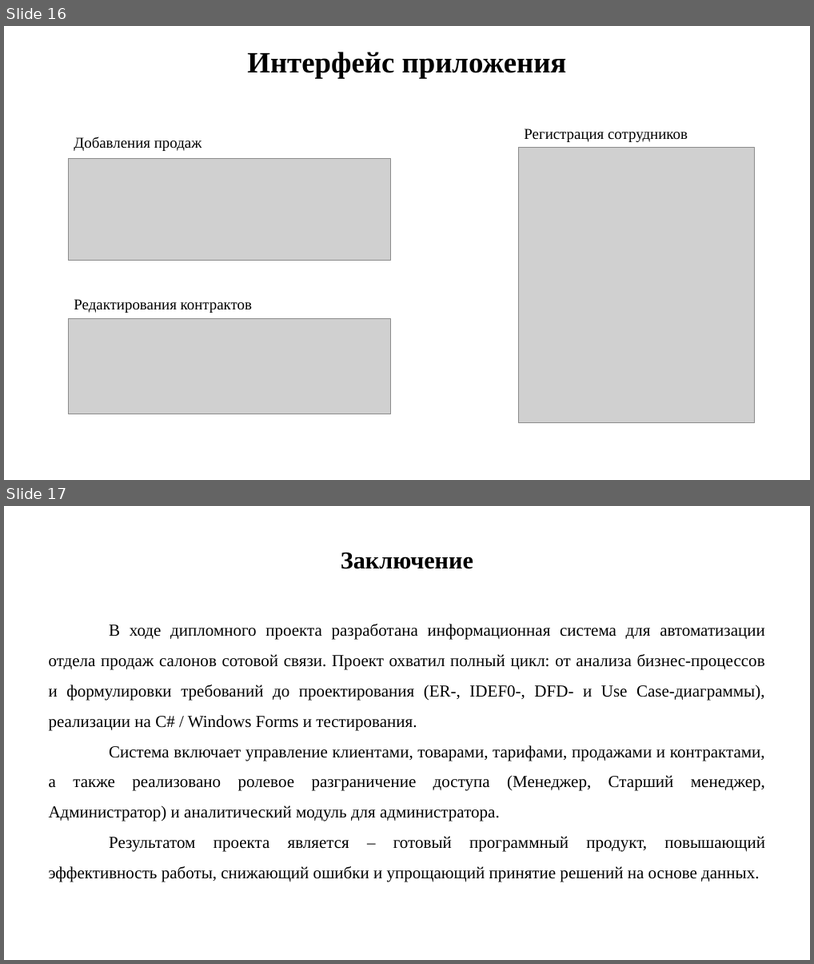
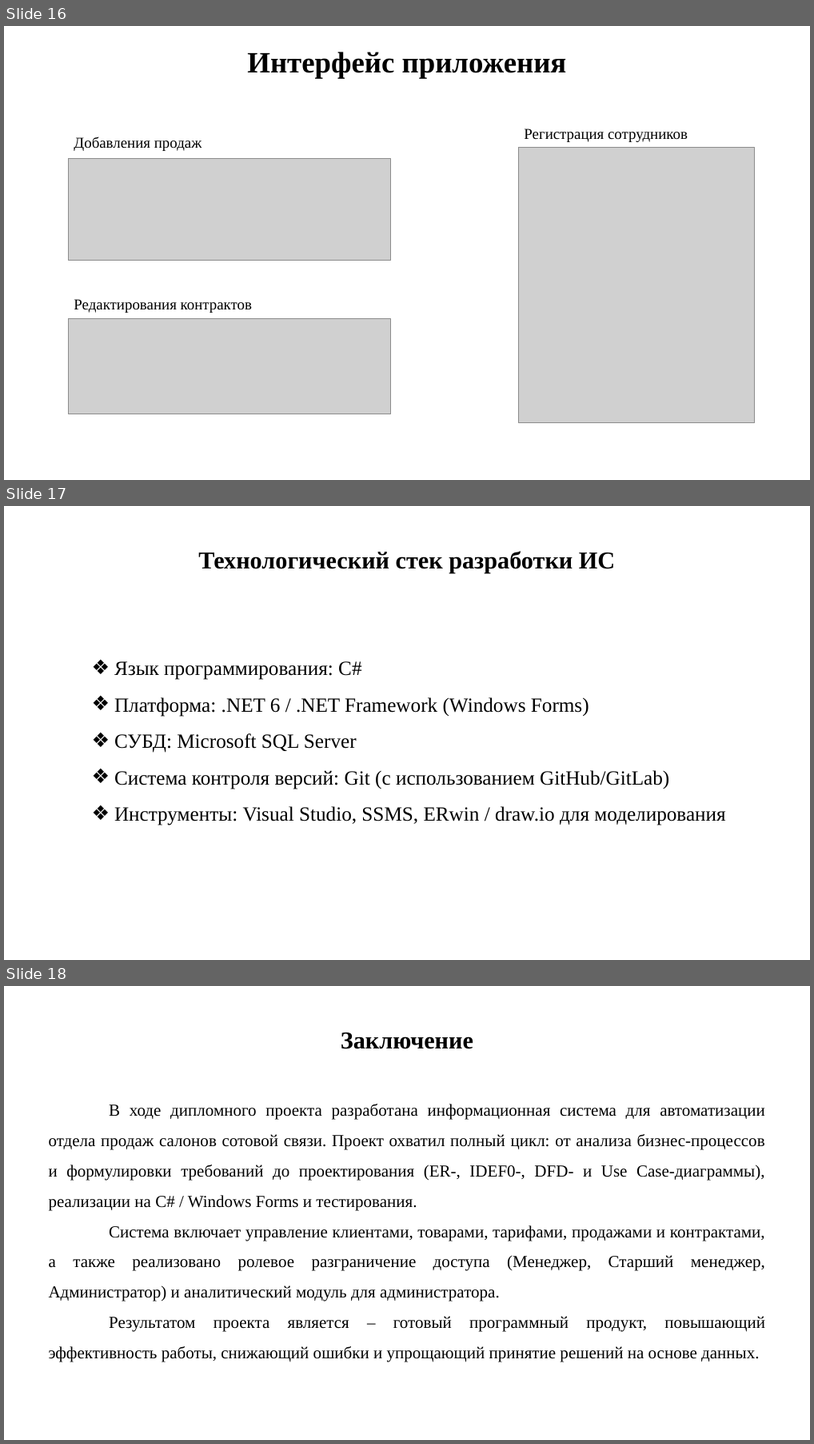
Before and after one commit to ColdenI/Diploma-IS-mobile-phone-store, a slide deck: media/ДП Котельников В.В. Презентация.pptx. Shown one above the other, each under a label of ours: slides 16 and 17 before the commit, slides 16, 17 and 18 after it. The pictures are 814x964 and 814x1444 pixels, drawn with LibreOffice and Linux fonts; fonts in the diff are those of the drawing; grey boxes stand for pictures. Boxes give left, top, right and bottom in pixels: in the first picture for what was removed or moved away, otherwise in the second. Text is boxed around its words. In the diff, an @@ line names an element or a change of style, - is before the commit and + after.

```diff
--- a/media/ДП Котельников В.В. Презентация.pptx
+++ b/media/ДП Котельников В.В. Презентация.pptx
@@ slide 17 added at [4,506,810,960], background #FFFFFF @@
@@ text added at [198,551,615,573], 28.8 pt, text #000000, bold @@
+Технологический стек разработки ИС
@@ text added at [114,661,726,825], 24 pt, text #000000 @@
+❖ Язык программирования: C#
+❖ Платформа: .NET 6 / .NET Framework (Windows Forms)
+❖ СУБД: Microsoft SQL Server
+❖ Система контроля версий: Git (с использованием GitHub/GitLab)
+❖ Инструменты: Visual Studio, SSMS, ERwin / draw.io для моделирования
@@ what was slide 17 is now slide 18 @@
```
Also in this commit, not shown: 4 other files.
